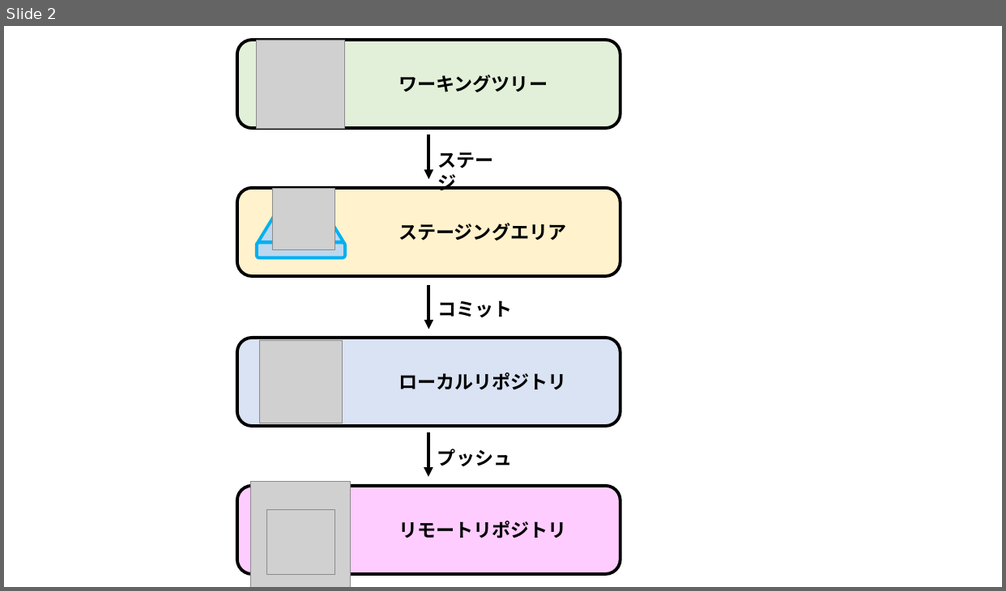
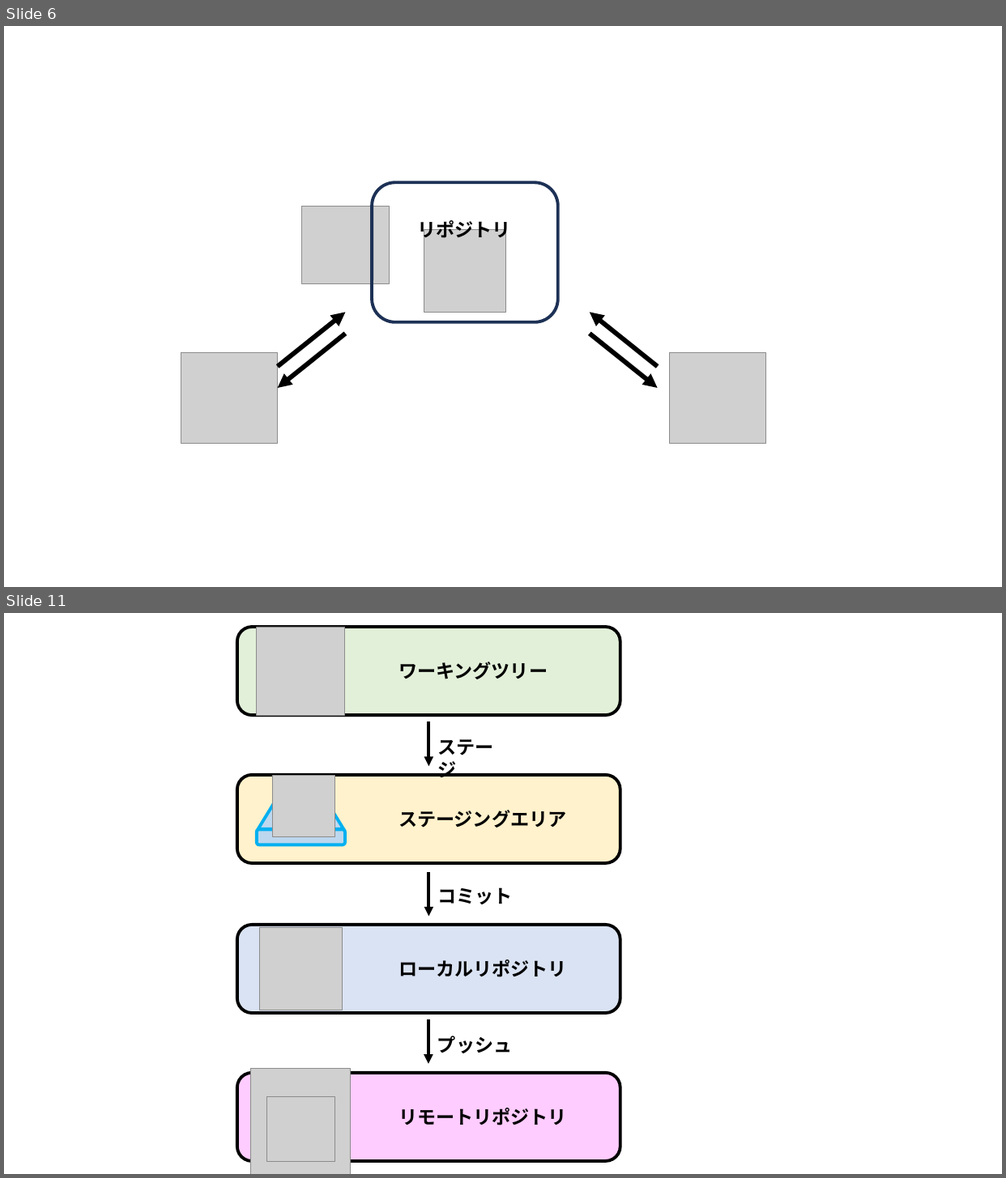
Before and after one commit to nishida2073/ai_navive, a slide deck: 01_テキスト/Git入門_図.pptx. Shown one above the other, each under a label of ours: slide 2 before the commit, slides 6 and 11 after it; the slides between them are not shown. The pictures are 1006x591 and 1006x1178 pixels, drawn with LibreOffice and Linux fonts; fonts in the diff are those of the drawing; grey boxes stand for pictures. Boxes give left, top, right and bottom in pixels: in the first picture for what was removed or moved away, otherwise in the second. Text is boxed around its words. In the diff, an @@ line names an element or a change of style, - is before the commit and + after.

```diff
--- a/01_テキスト/Git入門_図.pptx
+++ b/01_テキスト/Git入門_図.pptx
@@ slide 6 added at [4, 26, 1002, 587], background #FFFFFF @@
@@ rounded rectangle added at [373, 182, 559, 322], outline #1E3256 3 pt @@
@@ picture added at [302, 207, 390, 284] @@
@@ text added at [417, 218, 510, 241], 18 pt, text #000000, bold @@
+リポジトリ
@@ picture added at [424, 229, 506, 312] @@
@@ arrow added from (277, 367) to (345, 312), #000000 4.5 pt @@
@@ arrow added from (658, 367) to (590, 312), #000000 4.5 pt @@
@@ arrow added from (345, 334) to (277, 388), #000000 4.5 pt @@
@@ arrow added from (590, 334) to (658, 388), #000000 4.5 pt @@
@@ picture added at [181, 353, 278, 444] @@
@@ picture added at [670, 353, 766, 444] @@
@@ what was slide 2 is now slide 11 @@
```
Also in this commit, not shown: 8 other slides added, 1 other file.
